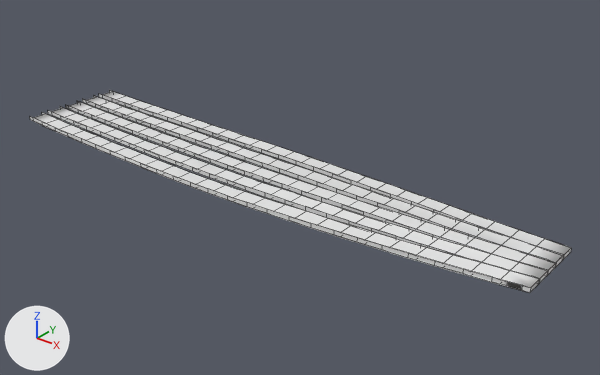
What one commit did to the FBX model boats/exports/rowing/Floorboards.fbx.
Both versions are drawn from a camera (50 mm lens) standing at (2.93, -3.31, 1.73) and looking at (0.2, 0.1, -0.38). Lighting does not change. The marker at lower left points along +X, +Y and +Z. The first picture is the older version. Mesh edges are drawn as thin lines.

In view in the first picture: 'Floorboards'.
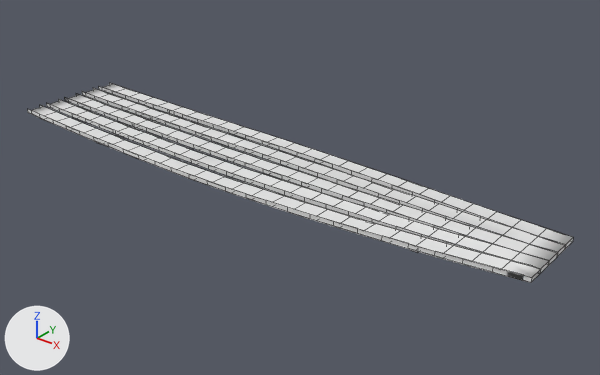
What differs and where, as boxes (x1, y1, x2, y2) in the pictures (600 x 375 px; the box of a moved part takes in the faces that stretch with it):
```json
{"object": "Floorboards", "change": "reshaped", "before": [30, 90, 571, 293], "after": [28, 83, 573, 283]}
{"part": 1, "of": "me_floorboards", "change": "moved or reshaped", "before": [48, 107, 548, 283], "after": [46, 99, 550, 273]}
{"part": 2, "of": "me_floorboards", "change": "moved or reshaped", "before": [65, 101, 556, 274], "after": [64, 94, 557, 265]}
{"part": 3, "of": "me_floorboards", "change": "rebuilt", "before": [30, 112, 540, 293], "after": [28, 105, 541, 283]}
{"part": 4, "of": "me_floorboards", "change": "rebuilt", "before": [99, 90, 571, 259], "after": [99, 83, 573, 249]}
{"part": 5, "of": "me_floorboards", "change": "rebuilt", "before": [82, 95, 564, 267], "after": [82, 88, 565, 257]}
```

Edits to the scene script, one JSON object a line:
```json
{"block": "me_floorboards", "where": "# used by ob_floorboards; location = (0.0, 0.0, 0.0)"}
{"op": "remove", "block": "me_floorboards", "code": "me_floorboards.from_pydata(...)  # 1040 vertices, 1030 faces; spans x -1.77..1.77, y -0.36..0.36, z -0.33..-0.27"}
{"op": "add", "block": "me_floorboards", "code": "me_floorboards.from_pydata(...)  # 1120 vertices, 1090 faces; spans x -1.77..1.77, y -0.37..0.37, z -0.29..-0.22"}
{"block": "me_floorboards", "change": "me_floorboards part 1: the loose piece of 208 vertices spanning x -1.77..1.77, y -0.2..-0.04, z -0.33..-0.27 is moved by (0.0, 0.0, 0.05)"}
{"block": "me_floorboards", "change": "me_floorboards part 2: the loose piece of 208 vertices spanning x -1.77..1.77, y -0.05..0.05, z -0.33..-0.27 is moved by (0.0, 0.0, 0.05)"}
{"block": "me_floorboards", "change": "me_floorboards part 3: the loose piece of 208 vertices spanning x -1.77..1.77, y -0.36..-0.13, z -0.33..-0.27 is rebuilt with 208 vertices and now spans x -1.77..1.77, y -0.37..-0.13, z -0.28..-0.22"}
{"block": "me_floorboards", "change": "me_floorboards part 4: the loose piece of 208 vertices spanning x -1.77..1.77, y 0.13..0.36, z -0.33..-0.27 is rebuilt with 208 vertices and now spans x -1.77..1.77, y 0.13..0.37, z -0.28..-0.22"}
{"block": "me_floorboards", "change": "me_floorboards part 5: the loose piece of 208 vertices spanning x -1.77..1.77, y 0.04..0.2, z -0.33..-0.27 is rebuilt with 208 vertices and now spans x -1.77..1.77, y 0.04..0.21, z -0.28..-0.22"}
{"block": "me_floorboards", "change": "other edits to the shape of me_floorboards do not show in these pictures"}
```
